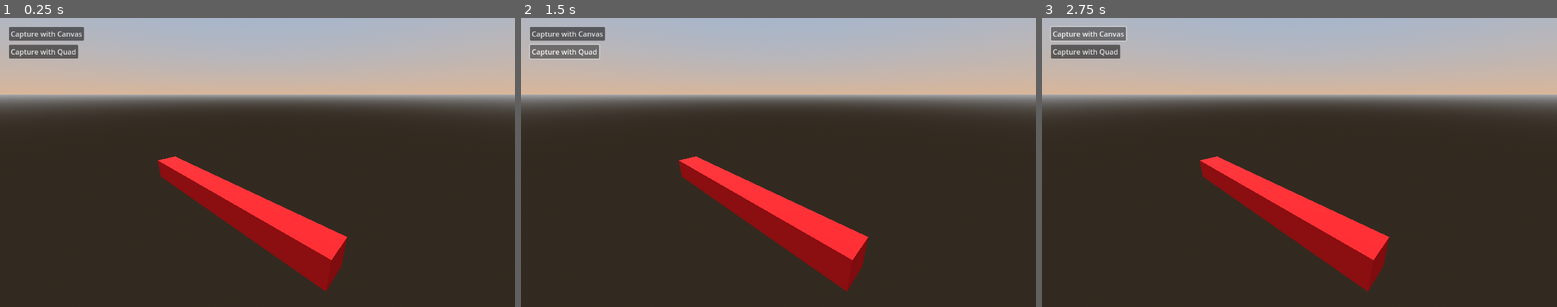
Above: before the commit, frames 1-3 (left to right).
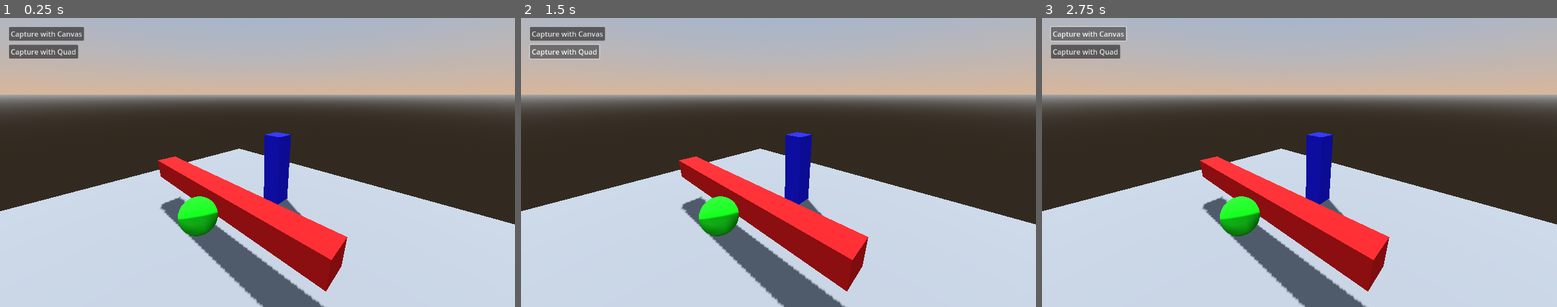
Above: after the commit, the same moments.

Repository: blkc/shader-test
Game: Godot game, scene res://scenes/main.tscn
The game is run twice, just before and just after one commit, with the same random seed, the same clock (stepped at 60 frames per second) and the same inputs.
Inputs:
- Up to frame 1 (0.25 s): no input
- Up to frame 2 (1.5 s): click "Capture with Canvas" at 0.5 s; click "Capture with Quad" at 1.25 s
- Up to frame 3 (2.75 s): click "Capture with Canvas" at 2 s

The runs differ from the first frame. In frame 1, 38% of the frame differs, in the area x 0-100%, y 39-100%; in frame 2, 38%; in frame 3, 38%.

Commit message:
finalizing quad shader

Diff:
--- a/scenes/main.tscn
+++ b/scenes/main.tscn
@@ -1,9 +1,29 @@
-[gd_scene load_steps=6 format=3 uid="uid://drejlsho6tqmm"]
+[gd_scene load_steps=13 format=3 uid="uid://drejlsho6tqmm"]
 
 [ext_resource type="Script" uid="uid://c2njy4jox0gf6" path="res://scripts/ui.gd" id="1_dgwv7"]
 
-[sub_resource type="BoxMesh" id="BoxMesh_iowct"]
+[sub_resource type="BoxMesh" id="BoxMesh_OriginalCube"]
 size = Vector3(1, 1, 10)
+
+[sub_resource type="StandardMaterial3D" id="StandardMaterial3D_Red"]
+albedo_color = Color(1, 0, 0, 1)
+
+[sub_resource type="SphereMesh" id="SphereMesh_Near"]
+
+[sub_resource type="StandardMaterial3D" id="StandardMaterial3D_Green"]
+albedo_color = Color(0, 1, 0, 1)
+
+[sub_resource type="BoxMesh" id="BoxMesh_Side"]
+size = Vector3(1, 4, 1)
+
+[sub_resource type="StandardMaterial3D" id="StandardMaterial3D_Blue"]
+albedo_color = Color(0, 0, 1, 1)
+
+[sub_resource type="BoxMesh" id="BoxMesh_Floor"]
+size = Vector3(20, 0.2, 20)
+
+[sub_resource type="StandardMaterial3D" id="StandardMaterial3D_Gray"]
+albedo_color = Color(0.5, 0.5, 0.5, 1)
 
 [sub_resource type="ProceduralSkyMaterial" id="ProceduralSkyMaterial_4s5ps"]
 sky_top_color = Color(0.6, 0.713725, 0.85098, 1)
@@ -19,8 +39,24 @@
 [node name="Main" type="Node3D"]
 script = ExtResource("1_dgwv7")
 
-[node name="MeshInstance3D" type="MeshInstance3D" parent="."]
-mesh = SubResource("BoxMesh_iowct")
+[node name="OriginalCube" type="MeshInstance3D" parent="."]
+mesh = SubResource("BoxMesh_OriginalCube")
+surface_material_override/0 = SubResource("StandardMaterial3D_Red")
+
+[node name="NearSphere" type="MeshInstance3D" parent="."]
+transform = Transform3D(1, 0, 0, 0, 1, 0, 0, 0, 1, -2, 1, 2)
+mesh = SubResource("SphereMesh_Near")
+surface_material_override/0 = SubResource("StandardMaterial3D_Green")
+
+[node name="SideBox" type="MeshInstance3D" parent="."]
+transform = Transform3D(1, 0, 0, 0, 1, 0, 0, 0, 1, 4, 0, 0)
+mesh = SubResource("BoxMesh_Side")
+surface_material_override/0 = SubResource("StandardMaterial3D_Blue")
+
+[node name="FloorPlane" type="MeshInstance3D" parent="."]
+transform = Transform3D(1, 0, 0, 0, 1, 0, 0, 0, 1, 0, -2, 0)
+mesh = SubResource("BoxMesh_Floor")
+surface_material_override/0 = SubResource("StandardMaterial3D_Gray")
 
 [node name="DirectionalLight3D" type="DirectionalLight3D" parent="."]
 transform = Transform3D(-0.866025, -0.433013, 0.25, 0, 0.5, 0.866025, -0.5, 0.75, -0.433013, 0, 0, 0)
--- a/scripts/depth_map_generator_canvas.gd
+++ b/scripts/depth_map_generator_canvas.gd
@@ -4,14 +4,16 @@
 static func generate_depth_map(
     parent_vp: Viewport,
     camera: Camera3D,
-    size: Vector2
+    size: Vector2,
+    remap_near: float = -1.0,
+    remap_far: float = -1.0
 ) -> Image:
     if not parent_vp or not camera:
         print("[DepthMapGenerator] Invalid Viewport or Camera")
         return null
 
-    var near_plane = camera.near
-    var far_plane = camera.far
+    var remap_n = remap_near if remap_near >= 0.0 else camera.near
+    var remap_f = remap_far if remap_far >= 0.0 else camera.far
 
     var sub_vp = SubViewport.new()
     sub_vp.size = size
@@ -24,8 +26,8 @@
     cam.global_transform = camera.global_transform
     cam.projection = camera.projection
     cam.keep_aspect = camera.keep_aspect
-    cam.near = near_plane
-    cam.far = far_plane
+    cam.near = camera.near
+    cam.far = camera.far
     cam.current = true
     sub_vp.add_child(cam)
 
@@ -34,11 +36,8 @@
 
     var rect = ColorRect.new()
     rect.color = Color(1, 1, 1, 1)
-    rect.anchor_left = 0; rect.anchor_top = 0
-    rect.anchor_right = 1; rect.anchor_bottom = 1
-    rect.offset_left = 0; rect.offset_top = 0
-    rect.offset_right = 0; rect.offset_bottom = 0
-    rect.material = _make_depth_shader(near_plane, far_plane)
+    rect.anchors_preset = Control.PRESET_FULL_RECT
+    rect.material = _make_depth_shader(camera.near, camera.far, remap_n, remap_f)
     layer.add_child(rect)
 
     await sub_vp.get_tree().process_frame
@@ -59,25 +58,31 @@
         return false
     return true
 
-static func _make_depth_shader(near_plane: float, far_plane: float) -> ShaderMaterial:
+static func _make_depth_shader(camera_near: float, camera_far: float, remap_near: float, remap_far: float) -> ShaderMaterial:
     var mat = ShaderMaterial.new()
     var sh = Shader.new()
     sh.code = """
 shader_type canvas_item;
 uniform sampler2D DEPTH_TEXTURE : hint_depth_texture;
-uniform float near_plane;
-uniform float far_plane;
+uniform float camera_near;
+uniform float camera_far;
+uniform float remap_near;
+uniform float remap_far;
 
 void fragment() {
     float d = texture(DEPTH_TEXTURE, SCREEN_UV).r;
     float z_ndc = d * 2.0 - 1.0;
-    float lin = (2.0 * near_plane * far_plane) /
-                (far_plane + near_plane - z_ndc * (far_plane - near_plane));
-    float norm = clamp((lin - near_plane)/(far_plane - near_plane), 0.0, 1.0);
-    COLOR = vec4(vec3(1.0 - norm), 1.0);
+
+    float linear_depth = (2.0 * camera_near * camera_far) /
+                         (camera_far + camera_near - z_ndc * (camera_far - camera_near));
+    float norm = (linear_depth - remap_near) / (remap_far - remap_near);
+
+    COLOR = vec4(vec3(1.0 - clamp(norm, 0.0, 1.0)), 1.0);
 }
 """
     mat.shader = sh
-    mat.set_shader_parameter("near_plane", near_plane)
-    mat.set_shader_parameter("far_plane", far_plane)
+    mat.set_shader_parameter("camera_near", camera_near)
+    mat.set_shader_parameter("camera_far", camera_far)
+    mat.set_shader_parameter("remap_near", remap_near)
+    mat.set_shader_parameter("remap_far", remap_far)
     return mat
--- a/scripts/depth_map_generator_quad.gd
+++ b/scripts/depth_map_generator_quad.gd
@@ -1,10 +1,13 @@
 class_name DepthMapGeneratorQuad
 extends RefCounted
 
-static func generate_depth_map(parent_vp: Viewport, camera: Camera3D, size: Vector2) -> Image:
+static func generate_depth_map(parent_vp: Viewport, camera: Camera3D, size: Vector2, remap_near: float = -1.0, remap_far: float = -1.0) -> Image:
     if not parent_vp or not camera:
         printerr("[DepthMapGeneratorQuad] Invalid Viewport or Camera provided.")
         return null
+
+    var remap_n = remap_near if remap_near >= 0.0 else camera.near
+    var remap_f = remap_far if remap_far >= 0.0 else camera.far
 
     var sub_vp = SubViewport.new()
     sub_vp.size = size
@@ -26,7 +29,7 @@
     quad.mesh = QuadMesh.new()
     quad.mesh.size = Vector2(2, 2)
     quad.extra_cull_margin = 16384.0
-    quad.material_override = _make_quad_depth_shader(cam.far)
+    quad.material_override = _make_quad_depth_shader(remap_n, remap_f)
     cam.add_child(quad)
 
     await sub_vp.get_tree().process_frame
@@ -47,7 +50,7 @@
         return false
     return true
 
-static func _make_quad_depth_shader(far_plane: float) -> ShaderMaterial:
+static func _make_quad_depth_shader(remap_near: float, remap_far: float) -> ShaderMaterial:
     var mat = ShaderMaterial.new()
     var sh = Shader.new()
     sh.code = """
@@ -55,7 +58,8 @@
 render_mode unshaded, cull_disabled, depth_test_disabled;
 
 uniform sampler2D DEPTH_TEXTURE : hint_depth_texture;
-uniform float far_plane;
+uniform float remap_near;
+uniform float remap_far;
 
 void vertex() {
     POSITION = vec4(VERTEX.xy, 1.0, 1.0);
@@ -74,9 +78,12 @@
     view.xyz /= view.w;
     float linear_depth = -view.z;
 
-    ALBEDO = vec3(1.0 - (linear_depth / far_plane));
+    float norm = (linear_depth - remap_near) / (remap_far - remap_near);
+
+    ALBEDO = vec3(1.0 - clamp(norm, 0.0, 1.0));
 }
 """
     mat.shader = sh
-    mat.set_shader_parameter("far_plane", far_plane)
+    mat.set_shader_parameter("remap_near", remap_near)
+    mat.set_shader_parameter("remap_far", remap_far)
     return mat
--- a/scripts/ui.gd
+++ b/scripts/ui.gd
@@ -3,7 +3,7 @@
 @onready var capture_button = $CanvasLayer/CanvasButton
 @onready var quad_button = $CanvasLayer/QuadButton
 @onready var camera = $Camera3D
-@onready var mesh_instance = $MeshInstance3D
+@onready var mesh_instance = $OriginalCube
 
 const DepthMapGenerator = preload("res://scripts/depth_map_generator_canvas.gd")
 const DepthMapGeneratorQuad = preload("res://scripts/depth_map_generator_quad.gd")
@@ -22,13 +22,13 @@
 func _on_capture_canvas_pressed():
     var vp = get_viewport()
     var size = vp.size
-    var img = await DepthMapGeneratorCanvas.generate_depth_map(vp, camera, size)
+    var img = await DepthMapGeneratorCanvas.generate_depth_map(vp, camera, size, 4.0, 15.0)
     if img:
         DepthMapGeneratorCanvas.save_depth_map_debug(img)
 
 func _on_capture_quad_pressed():
     var vp = get_viewport()
     var size = vp.size
-    var img = await DepthMapGeneratorQuad.generate_depth_map(vp, camera, size)
+    var img = await DepthMapGeneratorQuad.generate_depth_map(vp, camera, size, 4.0, 15.0)
     if img:
         DepthMapGeneratorQuad.save_depth_map_debug(img)
